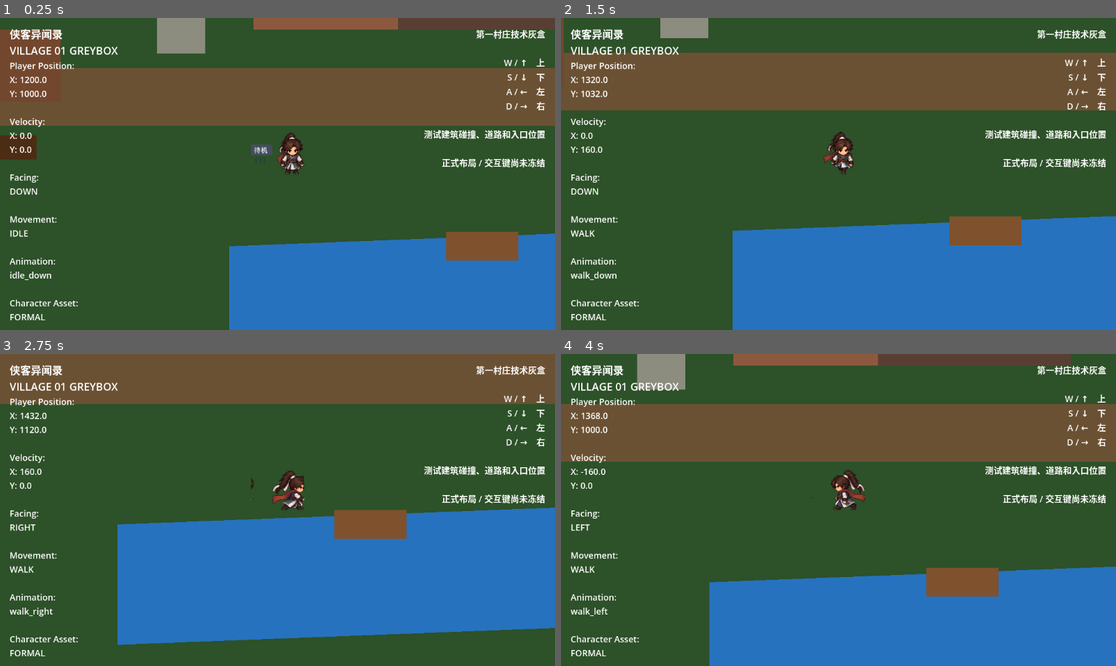
Above: before the commit, frames 1-4 (two rows, left to right).
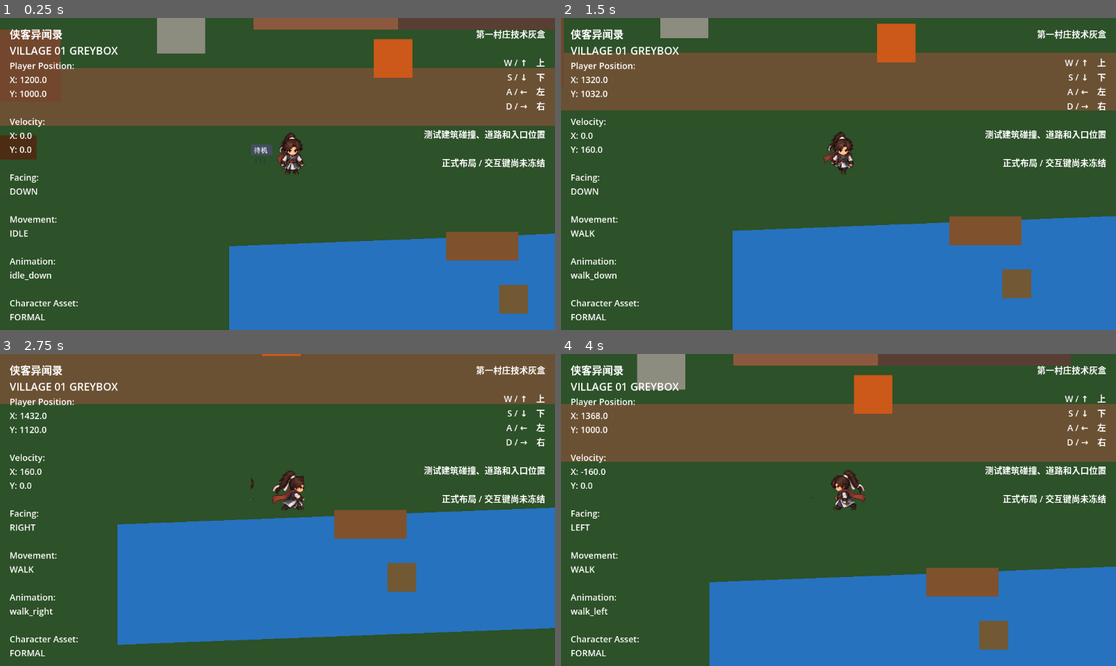
Above: after the commit, the same moments.

Repository: df1360awp/wordworld
Game: Godot game, scene res://scenes/main.tscn
Two runs of this game, one before a commit and one after it. Both use one fixed random seed, a clock stepped at 60 frames per second and the inputs below.
Inputs:
- Up to frame 1 (0.25 s): no input
- Up to frame 2 (1.5 s): tap Enter at 0.5 s; hold D (move_right) 0.53-1.28 s; hold S (move_down) from 1.28 s (still down)
- Up to frame 3 (2.75 s): release S (move_down) at 2.03 s; hold D (move_right) from 2.03 s (still down)
- Up to frame 4 (4 s): release D (move_right) at 2.78 s; hold W (move_up) 2.78-3.53 s; hold A (move_left) from 3.53 s (still down)

The runs differ from the first frame. In frame 1, 1.4% of the frame differs, in the area x 67-96%, y 6-95%; in frame 2, 1.4%; in frame 3, 0.5%; in frame 4, 1.4%.

Commit message:
Add Qingfeng village environment detail layer v0.3

Diff:
--- a/scenes/village/village_01_greybox.tscn
+++ b/scenes/village/village_01_greybox.tscn
@@ -44,15 +44,15 @@
 
 [node name="Environment" type="Node2D" parent="."]
 
-[node name="BigTreeNorth" type="Polygon2D" parent="Environment"]
+[node name="NorthOldTree" type="Polygon2D" parent="Environment"]
 polygon = PackedVector2Array(900,60,980,60,980,140,900,140)
 color = Color(0.1,0.35,0.12,1)
 
-[node name="TreeVillageEntrance" type="Polygon2D" parent="Environment"]
+[node name="EntranceTreeLeft" type="Polygon2D" parent="Environment"]
 polygon = PackedVector2Array(2050,650,2130,650,2130,730,2050,730)
 color = Color(0.1,0.35,0.12,1)
 
-[node name="TreeVillageEntrance2" type="Polygon2D" parent="Environment"]
+[node name="EntranceTreeRight" type="Polygon2D" parent="Environment"]
 polygon = PackedVector2Array(2200,650,2280,650,2280,730,2200,730)
 color = Color(0.1,0.35,0.12,1)
 
@@ -63,6 +63,22 @@
 [node name="WoodPile" type="Polygon2D" parent="Environment"]
 polygon = PackedVector2Array(560,920,700,920,700,970,560,970)
 color = Color(0.3,0.18,0.08,1)
+
+[node name="VegetableGarden" type="Polygon2D" parent="Environment"]
+polygon = PackedVector2Array(120,1020,300,1020,300,1120,120,1120)
+color = Color(0.25,0.45,0.15,1)
+
+[node name="BlacksmithFire" type="Polygon2D" parent="Environment"]
+polygon = PackedVector2Array(1400,720,1480,720,1480,800,1400,800)
+color = Color(0.8,0.35,0.1,1)
+
+[node name="HerbRack" type="Polygon2D" parent="Environment"]
+polygon = PackedVector2Array(300,680,420,680,420,740,300,740)
+color = Color(0.35,0.55,0.2,1)
+
+[node name="FishBasket" type="Polygon2D" parent="Environment"]
+polygon = PackedVector2Array(1660,1230,1720,1230,1720,1290,1660,1290)
+color = Color(0.45,0.35,0.2,1)
 
 [node name="NPCMarkers" type="Node2D" parent="."]
 
